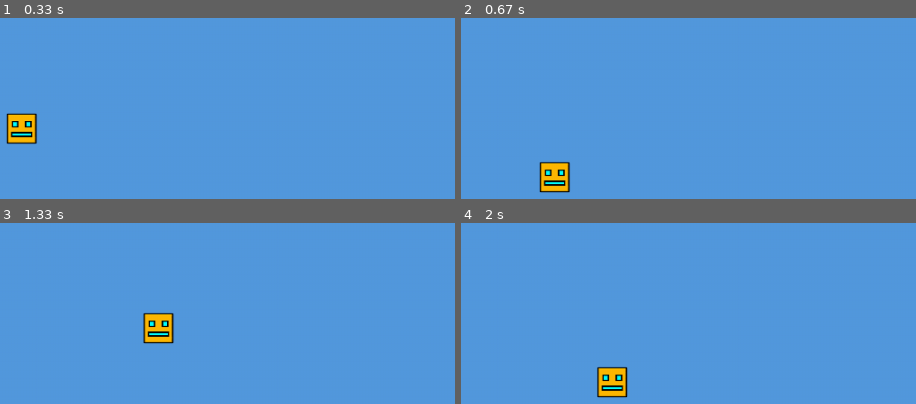
Above: before the commit, frames 1-4 (two rows, left to right).
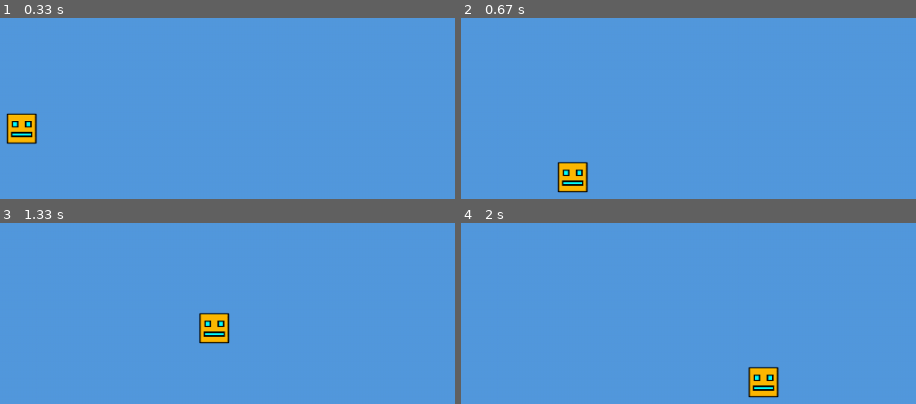
Above: after the commit, the same moments.

Repository: jakovitch/learning-pygame
Game: pygame game, started from main.py
The game is run twice, just before and just after one commit, with the same random seed, the same clock (stepped at 60 frames per second) and the same inputs.
Inputs:
- Up to frame 1 (0.33 s): no input
- Up to frame 2 (0.67 s): hold Right from 0.33 s (still down)
- Up to frame 3 (1.33 s): release Right at 0.8 s; hold Up 0.83-1.13 s; hold Right from 1.17 s (still down)
- Up to frame 4 (2 s): release Right at 1.63 s; hold Left from 1.67 s (still down)

Frame 1 is identical in both runs. In frame 2, 1.7% of the frame differs, in the area x 17-28%, y 79-97%; in frame 3, 2.3%, in the area x 31-51%, y 49-67%; in frame 4, 2.3%.

Commit message:
I have finished adding boundaries and have added jumping and friction, although right now you cant go left, which i need to fix

Diff:
--- a/main.py
+++ b/main.py
@@ -9,7 +9,9 @@
 PLAYER_WIDTH = 36
 PLAYER_HEIGHT = 36
 PLAYER_SPEED = 4
+FRICTION = 0.4
 GRAVITY = 0.5
+PLAYER_VEL_X = 5
 PLAYER_VEL_Y = -10
 FLOOR_Y = HEIGHT * 3/4
 pygame.init()
@@ -23,12 +25,29 @@
     def __init__(self):
         pygame.Rect.__init__(self, PLAYER_X, PLAYER_Y, PLAYER_WIDTH, PLAYER_HEIGHT)
         self.image = pygame.transform.scale(player_image, (PLAYER_WIDTH, PLAYER_HEIGHT))
+        self.velocity_x = 0
         self.velocity_y = 0
+        self.direction = "right"
         self.jumping = False
 
 player = Player()
 
 def move():
+    if player.direction == "left" and player.velocity_x < 0:
+        player.velocity_x += FRICTION
+
+    if player.direction == "right" and player.velocity_x > 0:
+        player.velocity_x -= FRICTION
+
+    else:
+        player.velocity_x = 0
+
+    player.x += player.velocity_x
+    if player.x < 0:
+        player.x = 0
+    elif player.x + player.width > WIDTH:
+        player.x = WIDTH - player.width
+
     player.velocity_y += GRAVITY
     player.y += player.velocity_y
 
@@ -51,9 +70,11 @@
         player.velocity_y = PLAYER_VEL_Y
         player.jumping = True
     if keys[pygame.K_LEFT] or keys[pygame.K_a]:
-        player.x = max(player.x - PLAYER_SPEED, 0)
+        player.velocity_x = -PLAYER_VEL_X
+        player.direction = "left"
     if keys[pygame.K_RIGHT] or keys[pygame.K_d]:
-        player.x = min(player.x + PLAYER_SPEED, WIDTH - player.width)
+        player.velocity_x = PLAYER_VEL_X
+        player.direction = "right"
 
     move()
     draw()
